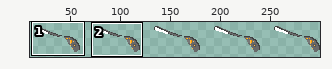
Sprite sheet: avalimmech/vehicles/modularmech/body/avali_back.png. Above, an overview of the earlier version with the close-up marked.
Close-up. Old version:
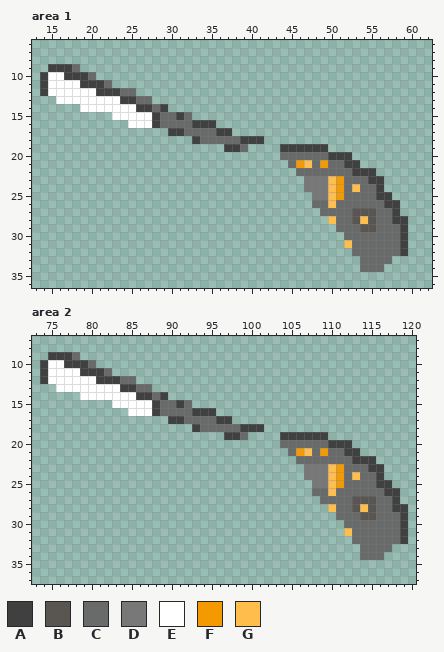
The file is 300x58 pixels. Shown: area 1: x 13..62, y 6..36; area 2: x 73..120, y 7..37. The wide view leaves out empty margins. The commit also changed other parts of the picture, which this record leaves out.
Palette (. is transparent): A #404040  B #595652  C #696a6a  D #787878  E #ffffff  F #f49a00  G #ffbd4c
New version:
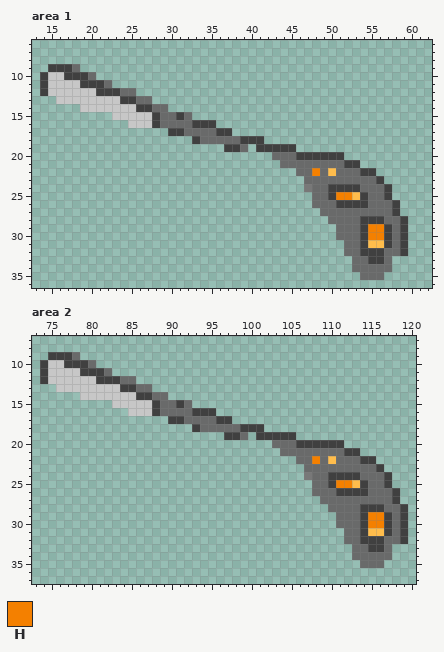
Colours new in this view: H #f48000
The exact change:
colour E: #ffffff -> #c7c7c7
Area 1:
y 14: x 29 A -> C
y 19: x 41..43 ... -> AAA; x 46..49 AAAA -> ....
y 20: x 43 . -> C; x 46..49 CCCC -> AAAA; x 52 A -> .
y 21: x 44 . -> C; x 46..47 FG -> CC; x 49 F -> C
y 22: x 48 C -> H; x 50 C -> G; x 53 A -> C
y 23: x 47..51 DDDGF -> CCCCC; x 55 A -> C
y 24: x 48..53 DDGFCG -> CCAAAA; x 56..57 A. -> CA
y 25: x 48..54 DDGFCCC -> CCAHHGA; x 56 A -> C
y 26: x 50..54 GCCCC -> CAAAA; x 57 A -> C
y 27: x 53..55 BBB -> CCC
y 28: x 50 G -> C; x 53..56 BGBC -> CAAA; x 58 A -> C
y 29: x 54..57 BBCC -> AHHA
y 30: x 51 . -> C; x 54..57 CCCC -> AHHA
y 31: x 52 G -> C; x 54..57 CCCC -> AGGA
y 32: x 52 . -> C; x 54..56 CCC -> AAA
y 33: x 53 . -> C; x 55..56 CC -> AA
y 34: x 53 . -> C; x 57 . -> C
y 35: x 54..56 ... -> CCC
Area 2:
y 14: x 89 A -> C
y 19: x 101..103 ... -> AAA; x 106..109 AAAA -> ....
y 20: x 103 . -> C; x 106..109 CCCC -> AAAA; x 112 A -> .
y 21: x 104 . -> C; x 106..107 FG -> CC; x 109 F -> C
y 22: x 108 C -> H; x 110 C -> G; x 113 A -> C
y 23: x 107..111 DDDGF -> CCCCC; x 115 A -> C
y 24: x 108..113 DDGFCG -> CCAAAA; x 116..117 A. -> CA
y 25: x 108..114 DDGFCCC -> CCAHHGA; x 116 A -> C
y 26: x 110..114 GCCCC -> CAAAA; x 117 A -> C
y 27: x 113..115 BBB -> CCC
y 28: x 110 G -> C; x 113..116 BGBC -> CAAA; x 118 A -> C
y 29: x 114..117 BBCC -> AHHA
y 30: x 111 . -> C; x 114..117 CCCC -> AHHA
y 31: x 112 G -> C; x 114..117 CCCC -> AGGA
y 32: x 112 . -> C; x 114..116 CCC -> AAA
y 33: x 113 . -> C; x 115..116 CC -> AA
y 34: x 113 . -> C; x 117 . -> C
y 35: x 114..116 ... -> CCC
Pixel boxes of the changes (left, top, right, bottom) in both close-ups:
changed: (48, 72, 168, 128)
changed: (256, 144, 400, 280)
changed: (48, 360, 168, 416)
changed: (256, 432, 400, 568)
